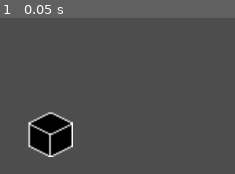
Above: before the commit, frame 1.
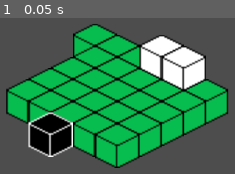
Above: after the commit, the same moment.

Repository: Andy-Olshanky/godot-isometric-test
Game: Godot game, scene res://secondary.tscn
The game is run twice, just before and just after one commit, with the same random seed, the same clock (stepped at 60 frames per second) and the same inputs. This scene is started directly instead of the project's main scene.
Inputs:
- Up to frame 1 (0.05 s): no input

The runs differ from the first frame. In frame 1, 51% of the frame differs, in the area x 2-98%, y 3-97%.

Commit message:
add secondary scene

Diff:
--- a/secondary.tscn
+++ b/secondary.tscn
@@ -13,6 +13,7 @@
 2:0/0/texture_origin = Vector2i(0, -8)
 3:0/0 = 0
 3:0/0/texture_origin = Vector2i(0, -8)
+3:0/0/physics_layer_0/polygon_0/points = PackedVector2Array(-16, 16, 0, 24, 16, 16, 0, 8)
 4:0/0 = 0
 4:0/0/texture_origin = Vector2i(0, -8)
 5:0/0 = 0
@@ -21,6 +22,7 @@
 6:0/0/texture_origin = Vector2i(0, -8)
 0:1/0 = 0
 0:1/0/texture_origin = Vector2i(0, -8)
+0:1/0/physics_layer_0/polygon_0/points = PackedVector2Array(-16, 0, 0, 8, 16, 0, 0, -8)
 1:1/0 = 0
 1:1/0/texture_origin = Vector2i(0, -8)
 2:1/0 = 0
@@ -53,8 +55,9 @@
 format = 2
 layer_0/name = "level0"
 layer_0/y_sort_enabled = true
-layer_0/tile_data = PackedInt32Array(0, 262144, 0)
+layer_0/tile_data = PackedInt32Array(0, 262144, 0, -65536, 131072, 0, -1, 131072, 0, -2, 131072, 0, -65538, 131072, 0, -131074, 131072, 0, -131073, 131072, 0, -262147, 131072, 0, -196610, 131072, 0, -262146, 131072, 0, -196609, 131072, 0, -65537, 131072, 0, -131072, 131072, 0, -65535, 131072, 0, -131071, 131072, 0, -196607, 131072, 0, -262143, 131072, 0, -262144, 131072, 0, -196608, 131072, 0, -262142, 131072, 0, -196606, 131072, 0, -131070, 131072, 0, -65534, 131072, 0, -262145, 131072, 0, -327680, 131072, 0, -327679, 131072, 0, -327678, 131072, 0)
 layer_1/name = "level1"
 layer_1/y_sort_enabled = true
 layer_1/y_sort_origin = 1
 layer_1/z_index = 1
+layer_1/tile_data = PackedInt32Array(-393216, 196608, 0, -327681, 196608, 0)
